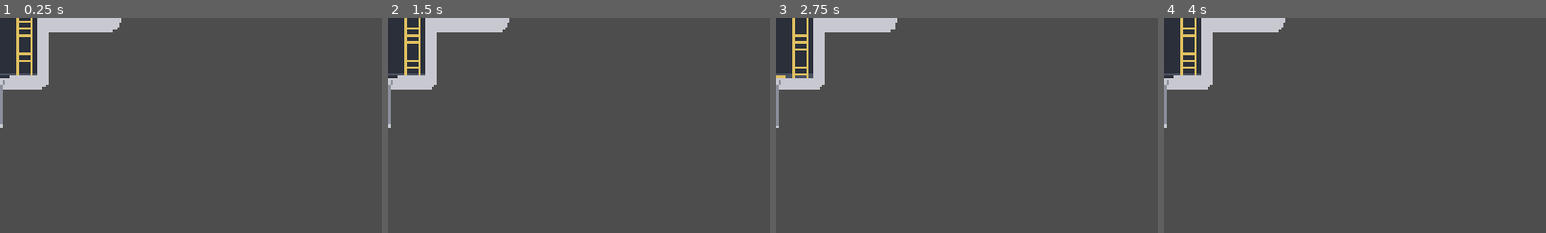
Above: before the commit, frames 1-4 (left to right).
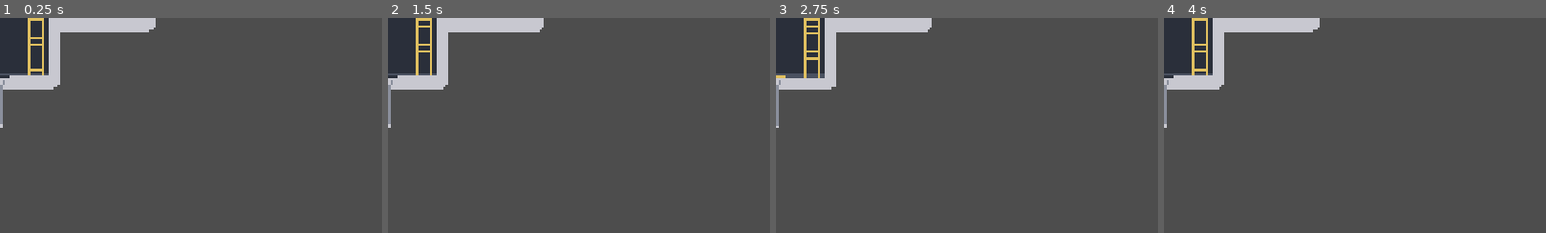
Above: after the commit, the same moments.

Repository: SnirNehemia/deeper
Game: Godot game, scene res://tests/test_drowning.tscn
Same seed, same stepped clock (60 frames per second), same inputs: the game is played once before the commit and once after it. This scene is started directly instead of the project's main scene.
Inputs:
- Up to frame 1 (0.25 s): no input
- Up to frame 2 (1.5 s): tap Enter at 0.5 s; hold D from 0.53 s (still down); tap Tab at 0.6 s; tap Space at 0.77 s; tap E at 1.35 s
- Up to frame 3 (2.75 s): tap Space at 1.52, 2 s; release D at 2.03 s; hold A from 2.03 s (still down); tap Q at 2.1 s
- Up to frame 4 (4 s): tap Enter at 2.75, 3.6 s; release A at 2.78 s; hold D from 2.78 s (still down); tap Shift at 2.85 s; tap Space at 3.02, 3.5, 3.77 s
The pictures show only the part of the screen within x 0-50%, y 0-50%; the shares and areas given below are measured in that part.

The runs differ from the first frame. In frame 1, 2.9% of the frame differs, in the area x 4-41%, y 0-34%; in frame 2, 2.9%; in frame 3, 2.9%; in frame 4, 2.9%.

Commit message:
M4-4b tuning (Checkpoint 1 r1): 5m cell, shorter ladder overhang, s3 cage
Playtest feedback from Snir:
- Cell width settled at 5m (1m sections) — 3.75m too narrow, 7.5m too
  wide (SubGrid.CELL_W_M).
- Ladder overhang into the room above halved 48px -> 24px
  (SubGeometry.LADDER_OVERHANG) — it stuck up too far.
- Storage cage moved to section s3 (ROOM_SYSTEM.md §6); it was using a
  leftover M3 right-wall offset that ignored the section grid. Cage
  visual is now one section wide.

Coupled tests re-derive engine-room x from SubGrid.CELL_W_PX so future
width tweaks don't break them. All 23 headless suites green; world
boots clean.

Co-Authored-By: Claude Opus 4.8 <noreply@anthropic.com>

Diff:
--- a/scripts/sub/grid.gd
+++ b/scripts/sub/grid.gd
@@ -3,22 +3,25 @@
 
 ## Grid constants for the modular submarine (Milestone 4, see
 ## MODULAR_SUB_IMPLEMENTATION.md §2 and ROOM_SYSTEM.md §2). One uniform cell =
-## 3.75m wide x 3.0m tall (5 sections of 0.75m each), at the locked 1m = 48px
+## 5.0m wide x 3.0m tall (5 sections of 1.0m each), at the locked 1m = 48px
 ## scale (GameFeel.PIXELS_PER_METER). Integer Vector2i grid positions: +x
 ## toward the bow (right), +y downward. Never re-derive these constants
 ## locally.
+##
+## Cell width settled at 5m (1m sections) after the Checkpoint 1 playtest:
+## the 3.75m draft read too narrow, 7.5m too wide. One section = 1 metre.
 
-const CELL_W_M := 3.75
+const CELL_W_M := 5.0
 const CELL_H_M := 3.0
 
 ## A room's interior width is divided into 5 equal sections (s1-s5), each
-## 0.75m wide (ROOM_SYSTEM.md §2). This is an authoring-layer constant; the
+## 1.0m wide (ROOM_SYSTEM.md §2). This is an authoring-layer constant; the
 ## generation pipeline never sees section indices, only the coordinates they
 ## bake to.
-const SECTION_W_M := 0.75
+const SECTION_W_M := 1.0
 
-## 3.75m * 48px/m = 180px, 3.0m * 48px/m = 144px.
-const CELL_W_PX := 180.0
+## 5.0m * 48px/m = 240px, 3.0m * 48px/m = 144px.
+const CELL_W_PX := 240.0
 const CELL_H_PX := 144.0
 
 ## Bounds sanity guard (§5 rule 7) — a technical guard only; real growth
--- a/scripts/sub/sub.gd
+++ b/scripts/sub/sub.gd
@@ -230,8 +230,10 @@
 
 	var storage := _room_by_id("storage")
 	if storage != null:
-		# Against the storage room's right wall, clear of its (left, s1 or s5) ladder.
-		_storage_pen = Vector2(storage.rect.position.x + storage.rect.size.x - 18.0 - 48.0,
+		# The storage cage sits in section s3 (ROOM_SYSTEM.md §6 — the centre
+		# section; upgrades add cages to s4 then s2). Section-aligned, not the
+		# old M3 wall-offset.
+		_storage_pen = Vector2(SubGeometry.section_center_x(storage.rect.position.x, 3),
 			storage.rect.position.y + storage.rect.size.y - 27.0)
 
 	# Respawn in the conning tower — the safest, last-to-flood spot.
--- a/scripts/sub/sub_geometry.gd
+++ b/scripts/sub/sub_geometry.gd
@@ -29,6 +29,10 @@
 const DOOR_STEP_H := 0.3 * PPM  # ~14
 ## Width of a ladder floor-opening (matches the M3 conning/lower-deck holes).
 const HOLE_W := 1.0 * PPM  # 48
+## How far a ladder shaft pokes UP into the room above its floor opening — the
+## grab overlap so a crew standing up there can catch the ladder. Halved at
+## Checkpoint 1 (Snir: the ladder stuck up into the room above too far).
+const LADDER_OVERHANG := 0.5 * PPM  # 24 (was HOLE_W = 48)
 ## One of the five authoring sections, in px (3.75 m / 5 = 0.75 m).
 const SECTION_W := CELL_W / 5.0  # 36
 
@@ -192,7 +196,7 @@
 		# Shaft spans from the upper room's floor (the opening) down through the
 		# lower room to its floor.
 		var lower_rect := cell_rect(below_cell)
-		ladder.top_y = room.rect.position.y + room.rect.size.y - HOLE_W  # small grab overlap above the opening
+		ladder.top_y = room.rect.position.y + room.rect.size.y - LADDER_OVERHANG  # grab overlap above the opening
 		ladder.bottom_y = lower_rect.position.y + lower_rect.size.y
 		ladders.append(ladder)
 
--- a/scripts/sub/sub_visual.gd
+++ b/scripts/sub/sub_visual.gd
@@ -134,24 +134,28 @@
 	draw_line(Vector2(hx - hw, floor_y), Vector2(hx - hw + 14.0, floor_y - 12.0),
 		PlaceholderArt.SUB_STRUCTURE, 3.0)
 
-## The storage pen in the storage room: a cage that fills with delivered salvage.
+## The storage pen in the storage room: a cage occupying section s3, that fills
+## with delivered salvage. Sized to one section wide so it visibly sits in its
+## section (ROOM_SYSTEM.md §6).
 func _draw_storage_pen(sub: Sub) -> void:
 	var center := sub.storage_pen_center()
-	# A pen rect sitting on the storage room floor, around the pen center.
-	var pen := Rect2(center.x - 48.0, center.y - 27.0, 96.0, 54.0)
+	var sec_w := SubGrid.CELL_W_PX / 5.0  # one section
+	var pen := Rect2(center.x - sec_w * 0.5, center.y - 27.0, sec_w, 54.0)
 	var floor_y := pen.position.y + pen.size.y
 	var bar := PlaceholderArt.LADDER_COLOR
 	draw_rect(Rect2(pen.position, Vector2(pen.size.x, 4.0)), bar)
 	var x := pen.position.x
-	while x <= pen.position.x + pen.size.x:
+	while x <= pen.position.x + pen.size.x + 0.1:
 		draw_line(Vector2(x, pen.position.y), Vector2(x, floor_y), bar, 2.0)
-		x += 16.0
+		x += sec_w * 0.25  # four bars across the section
+	# Stacked contents: scrap squares then carcass blobs, packed bottom-up.
 	var total: int = sub.storage_count()
-	var per_row := 5
+	var per_row := 3
+	var slot := pen.size.x / per_row
 	for i in total:
 		var col := i % per_row
 		var row := i / per_row
-		var p := Vector2(pen.position.x + 12.0 + col * 16.0, floor_y - 10.0 - row * 16.0)
+		var p := Vector2(pen.position.x + slot * (col + 0.5), floor_y - 10.0 - row * 14.0)
 		if i < sub.storage_scrap:
 			draw_rect(Rect2(p - Vector2(5, 5), Vector2(10, 10)), PlaceholderArt.SCRAP_COLOR)
 		else:
--- a/tests/test_drowning.gd
+++ b/tests/test_drowning.gd
@@ -52,7 +52,7 @@
 
 	var victim := Crew.new()
 	victim.player_index = 0
-	victim.position = Vector2(-240, -60)  # engine room — fully underwater
+	victim.position = Vector2(-SubGrid.CELL_W_PX, -60)  # engine room — fully underwater
 	sub.add_child(victim)
 
 	var buddy := Crew.new()
--- a/tests/test_station_flood.gd
+++ b/tests/test_station_flood.gd
@@ -91,7 +91,7 @@
 	add_child(dry_sub)
 	var dry_crew := Crew.new()
 	dry_crew.player_index = 0
-	dry_crew.position = Vector2(-180.0, -60)  # engine room center  # engine room
+	dry_crew.position = Vector2(-SubGrid.CELL_W_PX, -60)  # engine room center (one cell left of middle)  # engine room
 	dry_sub.add_child(dry_crew)
 
 	var wet_sub := Sub.new()
@@ -100,7 +100,7 @@
 	wet_sub.water_levels[0] = 1.0  # fully flood the engine room
 	var wet_crew := Crew.new()
 	wet_crew.player_index = 1
-	wet_crew.position = Vector2(-180.0, -60)  # engine room center
+	wet_crew.position = Vector2(-SubGrid.CELL_W_PX, -60)  # engine room center (one cell left of middle)
 	wet_sub.add_child(wet_crew)
 
 	await _frames(5)
@@ -130,7 +130,7 @@
 	sub.water_levels[0] = 0.1  # ~0.3 m in a 3 m room — ankle-deep
 	var crew := Crew.new()
 	crew.player_index = 0
-	crew.position = Vector2(-180.0, -60)  # engine room center  # engine room
+	crew.position = Vector2(-SubGrid.CELL_W_PX, -60)  # engine room center (one cell left of middle)  # engine room
 	sub.add_child(crew)
 
 	await _frames(20)  # settle onto the floor, into the puddle
@@ -153,7 +153,7 @@
 	add_child(dry_sub)
 	var dry_crew := Crew.new()
 	dry_crew.player_index = 0
-	dry_crew.position = Vector2(-180.0, -60)  # engine room center
+	dry_crew.position = Vector2(-SubGrid.CELL_W_PX, -60)  # engine room center (one cell left of middle)
 	dry_sub.add_child(dry_crew)
 
 	# Wet crew, waist-deep (0.7 > half height).
@@ -163,7 +163,7 @@
 	wet_sub.water_levels[0] = 0.7
 	var wet_crew := Crew.new()
 	wet_crew.player_index = 1
-	wet_crew.position = Vector2(-180.0, -60)  # engine room center
+	wet_crew.position = Vector2(-SubGrid.CELL_W_PX, -60)  # engine room center (one cell left of middle)
 	wet_sub.add_child(wet_crew)
 
 	await _frames(20)  # settle on the floor
--- a/tests/test_sub.gd
+++ b/tests/test_sub.gd
@@ -118,11 +118,12 @@
 	# A (P1) to the left of a stationary B (P2); A runs right into B.
 	var a := Crew.new()
 	a.player_index = 0
-	a.position = Vector2(-250, -60)  # engine room (x in [-270, -90]), left side
+	var a_start := -SubGrid.CELL_W_PX - 80.0  # engine room, left side
+	a.position = Vector2(a_start, -60)
 	sub.add_child(a)
 	var b := Crew.new()
 	b.player_index = 1
-	b.position = Vector2(-170, -60)  # engine room, to A's right
+	b.position = Vector2(-SubGrid.CELL_W_PX + 40.0, -60)  # engine room, to A's right
 	sub.add_child(b)
 
 	await _frames(60)  # let both settle on the floor
@@ -131,7 +132,7 @@
 	_press(KEY_D)
 	await _frames(90)  # long enough to overtake B if there were no collision
 	_release(KEY_D)
-	_check(a.position.x > -250.0, "crew A actually moved right")
+	_check(a.position.x > a_start, "crew A actually moved right")
 	_check(a.position.x < b_x - 25.0, "crew A is blocked by crew B (can't pass through)")
 
 	sub.queue_free()
Not shown, changed: DECISIONS.md
Not shown, changed: STATUS.md
